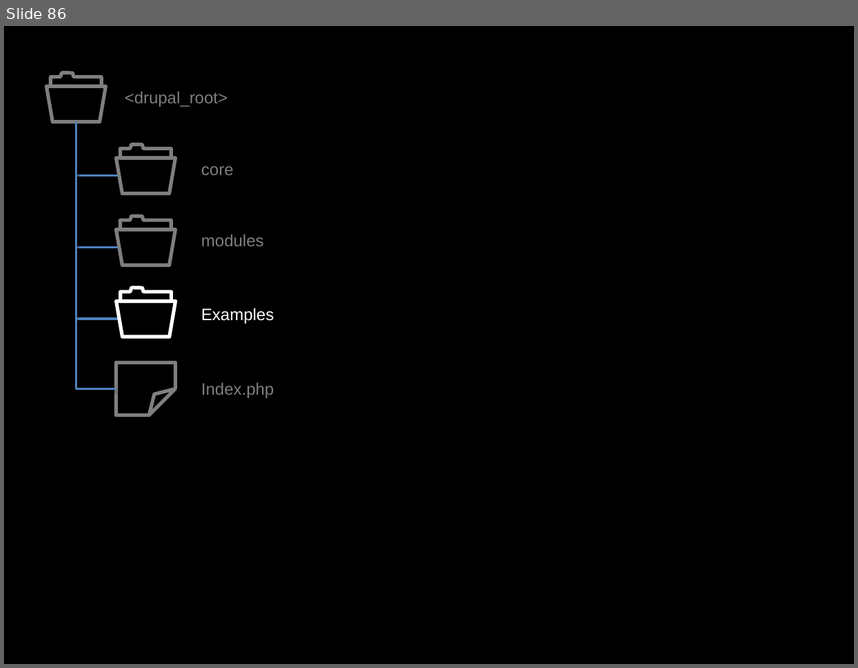
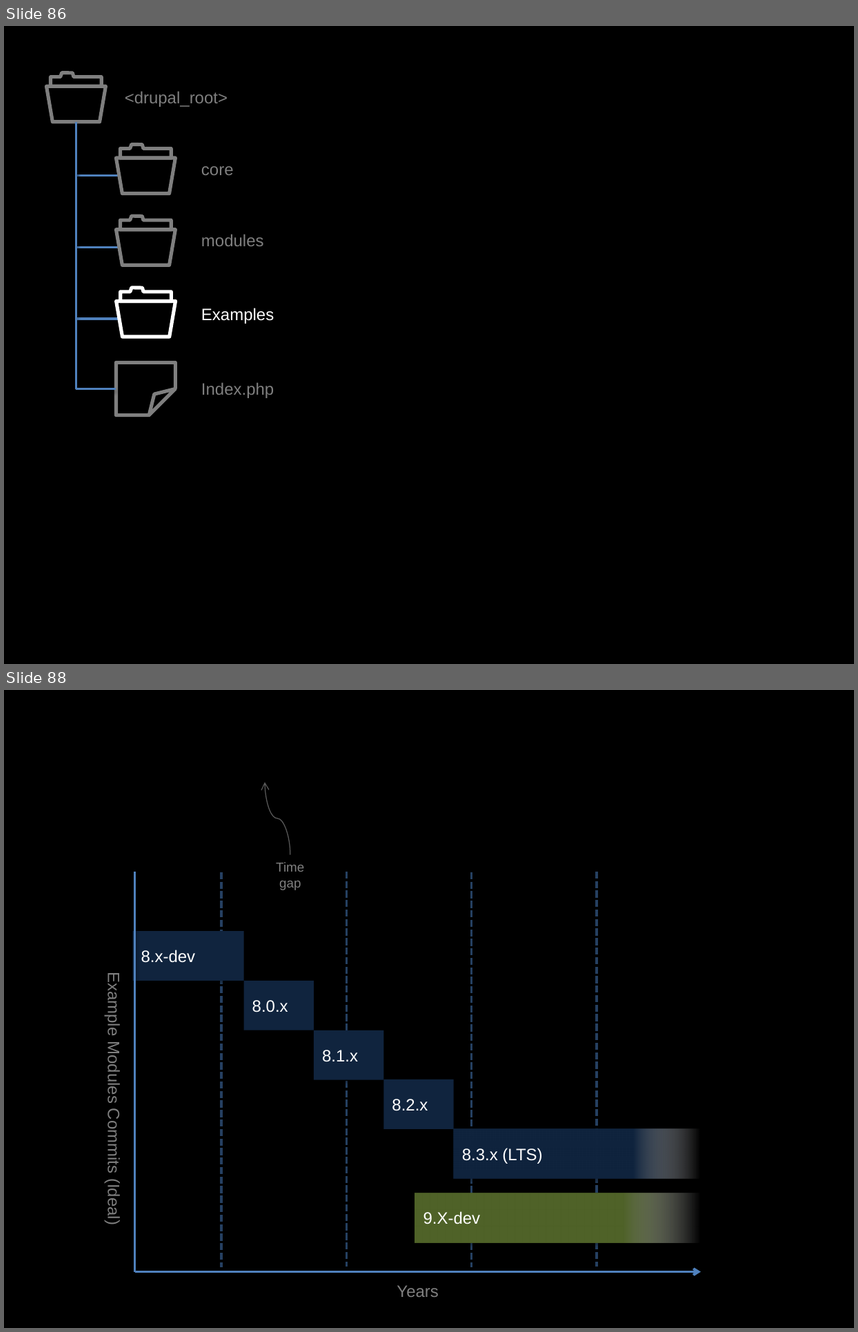
Before and after one commit to socketwench/exampleModuleAintCore, a slide deck: src/exampleModuleAintCore.pptx. Shown one above the other, each under a label of ours: slide 86 before the commit, slides 86 and 88 after it; the slides between them are not shown. The pictures are 858x668 and 858x1332 pixels, drawn with LibreOffice and Linux fonts; fonts in the diff are those of the drawing. Boxes give left, top, right and bottom in pixels: in the first picture for what was removed or moved away, otherwise in the second. Text is boxed around its words. In the diff, an @@ line names an element or a change of style, - is before the commit and + after.

```diff
--- a/src/exampleModuleAintCore.pptx
+++ b/src/exampleModuleAintCore.pptx
@@ slide 88 added at [4,690,854,1328], background #000000 @@
@@ curved arrow added from (290, 855) to (265, 782), #595959 0.75 pt @@
@@ line added from (135, 871) to (135, 1272), #4F81BD 2 pt @@
@@ line added from (221, 872) to (221, 1268), #254061 2 pt dashed @@
@@ text added at [276,862,304,890], 11 pt, text #808080 @@
+Time gap
@@ line added from (346, 871) to (346, 1266), #254061 2 pt dashed @@
@@ line added from (472, 872) to (472, 1268), #254061 2 pt dashed @@
@@ line added from (597, 871) to (597, 1266), #254061 2 pt dashed @@
@@ rectangle added at [132,931,243,980], fill #0F243E, 14 pt, text #FFFFFF @@
+8.x-dev
@@ text added at [105,978,123,1223], 14 pt, text #7F7F7F @@
+Example Modules Commits (Ideal)
@@ rectangle added at [243,980,313,1030], fill #0F243E, 14 pt, text #FFFFFF @@
+8.0.x
@@ rectangle added at [313,1030,383,1079], fill #0F243E, 14 pt, text #FFFFFF @@
+8.1.x
@@ rectangle added at [384,1079,454,1129], fill #0F243E, 14 pt, text #FFFFFF @@
+8.2.x
@@ rectangle added at [454,1129,700,1178], fill gradient #0F243E to #FFFFFF, 14 pt, text #FFFFFF @@
+8.3.x (LTS)
@@ rectangle added at [415,1192,700,1242], fill gradient #4F6228 to #FFFFFF, 14 pt, text #FFFFFF @@
+9.X-dev
@@ arrow added from (135, 1272) to (701, 1272), #4F81BD 2 pt @@
@@ text added at [397,1285,438,1297], 14 pt, text #7F7F7F @@
+Years
```
Also in this commit, not shown: 1 slide changed, 2 other slides added, 2 other files.
